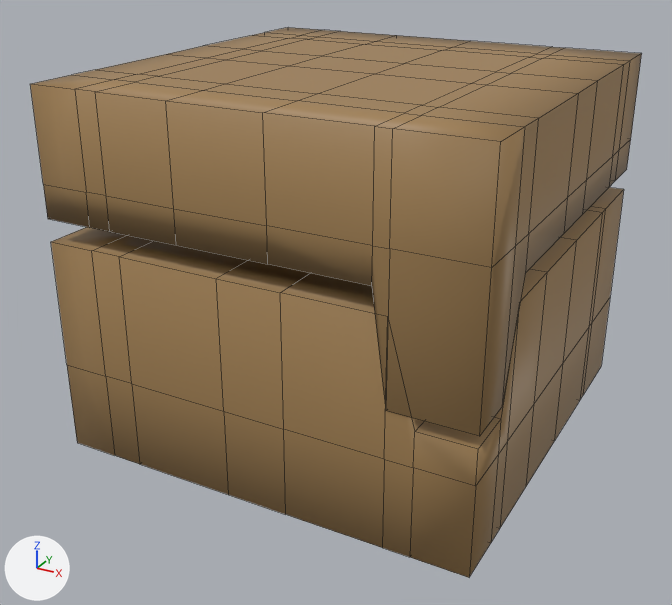
What one commit did to the FBX model Spiel23.03.2018/Assets/Models/Objects/Mold_Pleuel.fbx.
The view is the same before and after, from a 50 mm camera at (2.04, -3.96, 1.9) aimed at (-0.05, -0.16, 0.0). Every picture has the same lights, and +X, +Y and +Z are marked at lower left. Mesh edges are drawn as thin lines. Where no turn or scale is listed for an object, it has been applied to the vertices.

Names of what the first picture shows: 'Mold', 'Top'.
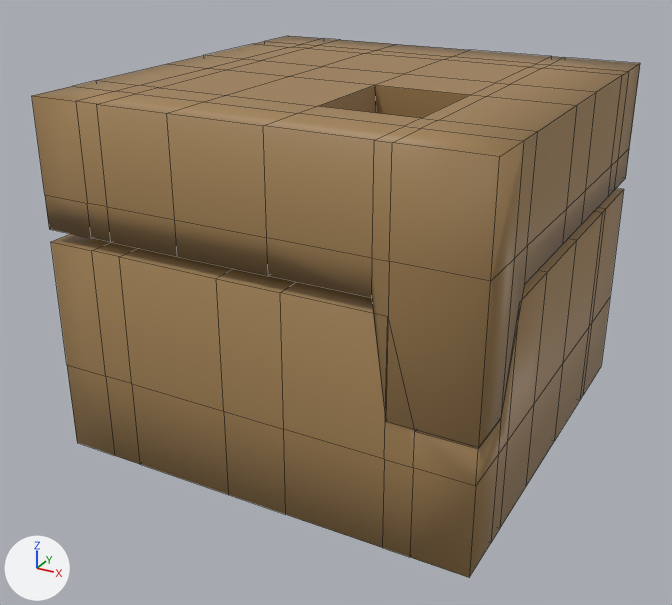
Location of each change, [x1, y1, x2, y2] in pixels of the pictures (672 x 605 px):
'Top', reshaped, moved
    before: [30, 27, 642, 436]
    after: [32, 36, 640, 447]
part 1 of me_mesh_001, built on
    before: [319, 74, 471, 105]
    after: [319, 85, 469, 118]

The change, as a list of edits to the scene's bpy script:
```text
Change me_mesh_001:
    used by ob_top; location = (0.003, -0.004, 0.395)
    verts and faces of me_mesh_001; kept vertices keep their numbers, new ones are numbered from 160
    before: 20 (0.59, -0.65, 0.54), 32 (0.59, -0.65, 0.76) at pixel (421, 105), 107 (0.16, -0.64, 0.51), 113 (0.13, -0.65, 0.76) at pixel (317, 93), 125 (0.13, -0.13, 0.76) at pixel (374, 73)
    before: 126 (0.59, -0.13, 0.76) at pixel (471, 83), 132 (0.59, -0.13, 0.54), 133 (0.15, -0.12, 0.44)
    remove me_mesh_001.from_pydata(...)  # 160 vertices, 154 faces; spans x -1.05..1.05, y -1.05..1.05, z -0.42..0.76
    add me_mesh_001.from_pydata(...)  # 160 vertices, 156 faces; spans x -1.05..1.05, y -1.05..1.05, z -0.42..0.76
    me_mesh_001 part 1
    add delete_faces([(32, 126, 125, 113), (20, 107, 133, 132)])
    add faces += [(20, 32, 126, 132), (20, 107, 113, 32), (107, 133, 125, 113), (125, 133, 132, 126)]
Change ob_top:
    ob_top.location: (0.003, -0.004, 0.395) -> (0.003, -0.004, 0.345)
```
